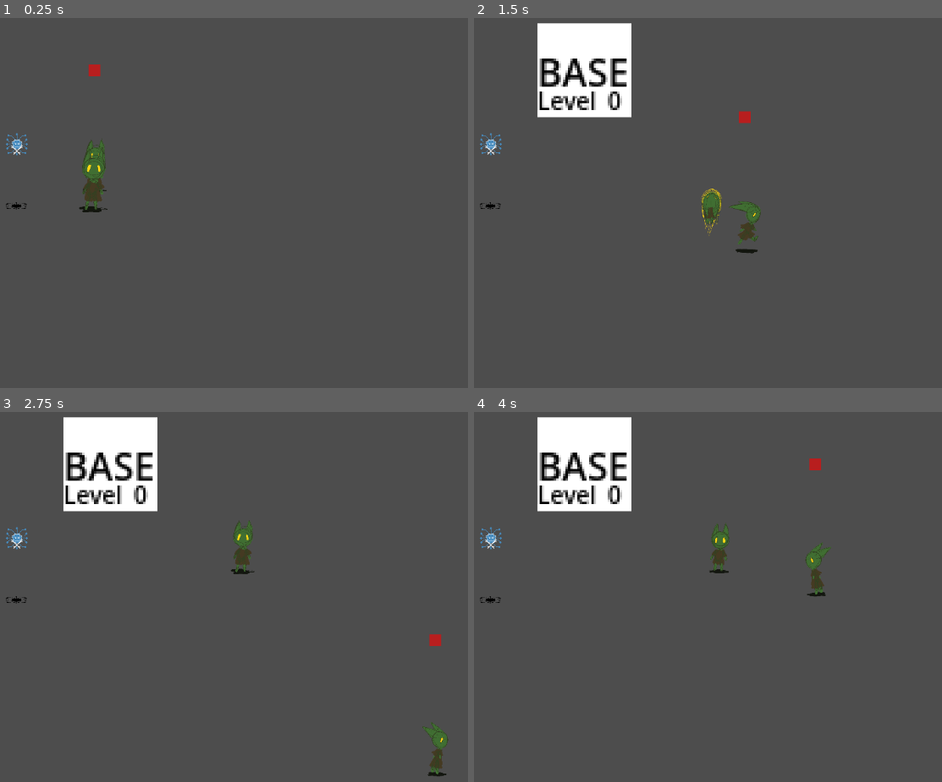
Above: before the commit, frames 1-4 (two rows, left to right).
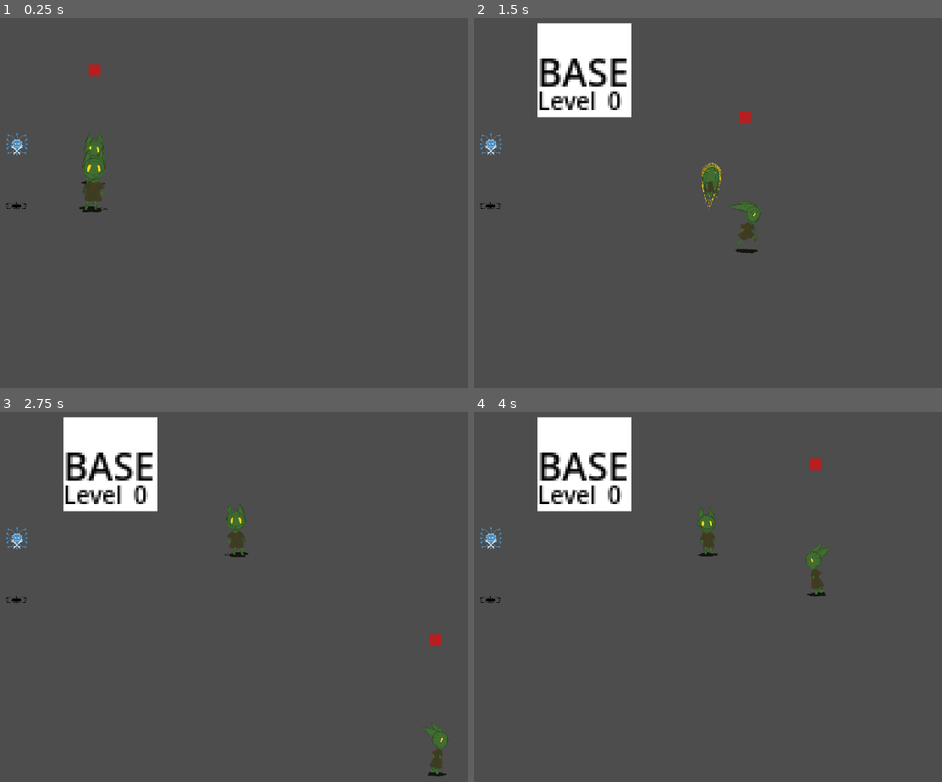
Above: after the commit, the same moments.

Repository: loteque/GoblinGame
Game: Godot game, scene res://main.tscn
Two runs of this game, one before a commit and one after it. Both use one fixed random seed, a clock stepped at 60 frames per second and the inputs below. The project has no main scene, so this scene is started directly.
Inputs (mouse positions are in pixels of both pictures, inside the frame that each line leads up to):
- Up to frame 1 (0.25 s): no input
- Up to frame 2 (1.5 s): tap Enter at 0.5 s; move the mouse to (759, 180) at 0.52 s; hold D (right) 0.53-1.28 s; tap G (place) at 0.6 s; move the mouse to (478, 217) at 1.27 s; hold S (down) from 1.28 s (still down); tap Space (select) at 1.35 s
- Up to frame 3 (2.75 s): move the mouse to (205, 508) at 2.02 s; release S (down) at 2.03 s; hold D (right) from 2.03 s (still down); tap G (place) at 2.1 s
- Up to frame 4 (4 s): move the mouse to (576, 667) at 2.77 s; release D (right) at 2.78 s; hold W (up) 2.78-3.53 s; tap Space (select) at 2.85 s; move the mouse to (815, 648) at 3.52 s; hold A (left) from 3.53 s (still down); tap G (place) at 3.6 s

The runs differ from the first frame. In frame 1, 0.1% of the frame differs, in the area x 17-23%, y 31-47%; in frame 2, 0.6%; in frame 3, 0.6%, in the area x 47-55%, y 24-44%; in frame 4, 0.6%.

Commit message:
npc follows behind player, closes #16

Diff:
--- a/Actor.gd
+++ b/Actor.gd
@@ -31,7 +31,7 @@
         if (
             player_inside_follow_area
             and self.global_transform.origin.distance_to(
-                    player.global_transform.origin
+                    player.follow_target.global_transform.origin
                 ) < nav_agent.target_desired_distance
         ):
             velocity = Vector2.ZERO
@@ -40,10 +40,10 @@
         if (
             player_inside_follow_area
             and self.global_transform.origin.distance_to(
-                    player.global_transform.origin
+                    player.follow_target.global_transform.origin
                 ) > nav_agent.target_desired_distance
         ):
-            target = player
+            target = player.follow_target
             has_target = true
             _set_movement_target(target.global_transform.origin)
 
@@ -80,7 +80,7 @@
     if body.is_in_group("Player"):
         has_target = true
         player = body
-        target = player
+        target = player.follow_target
         player_inside_follow_area = true
         throw_target = body.throw_target
         _set_movement_target(body.global_transform.origin)
--- a/PlayerCharacter.gd
+++ b/PlayerCharacter.gd
@@ -3,6 +3,8 @@
 @export var speed = 400
 @export var throw_target: Marker2D
 @export var cursor: Area2D
+@export var follow_target: Marker2D
+
 
 var base = preload("res://static_unit.tscn").instantiate()
 var base_placer = BasePlacer.new(1)
--- a/player_character.tscn
+++ b/player_character.tscn
@@ -10,11 +10,12 @@
 
 [sub_resource type="RectangleShape2D" id="RectangleShape2D_fe2m7"]
 
-[node name="PlayerCharacter" type="CharacterBody2D" node_paths=PackedStringArray("throw_target", "cursor")]
+[node name="PlayerCharacter" type="CharacterBody2D" node_paths=PackedStringArray("throw_target", "cursor", "follow_target")]
 z_index = 1
 script = ExtResource("1_k6ex4")
 throw_target = NodePath("Marker2D")
 cursor = NodePath("Marker2D/Cursor")
+follow_target = NodePath("FollowMarker2D")
 
 [node name="CollisionShape2D" type="CollisionShape2D" parent="."]
 position = Vector2(-7, -11.5)
@@ -25,6 +26,9 @@
 texture_filter = 1
 scale = Vector2(0.6, 0.6)
 texture = ExtResource("2_2qsjb")
+
+[node name="FollowMarker2D" type="Marker2D" parent="."]
+position = Vector2(0, -47)
 
 [node name="Marker2D" type="Marker2D" parent="."]
 position = Vector2(0, -240)
